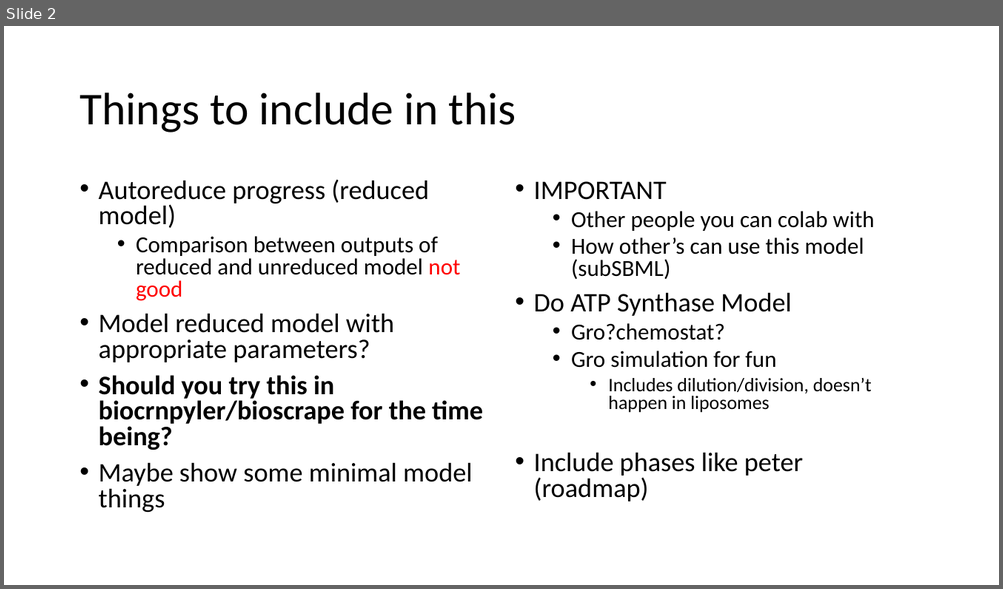
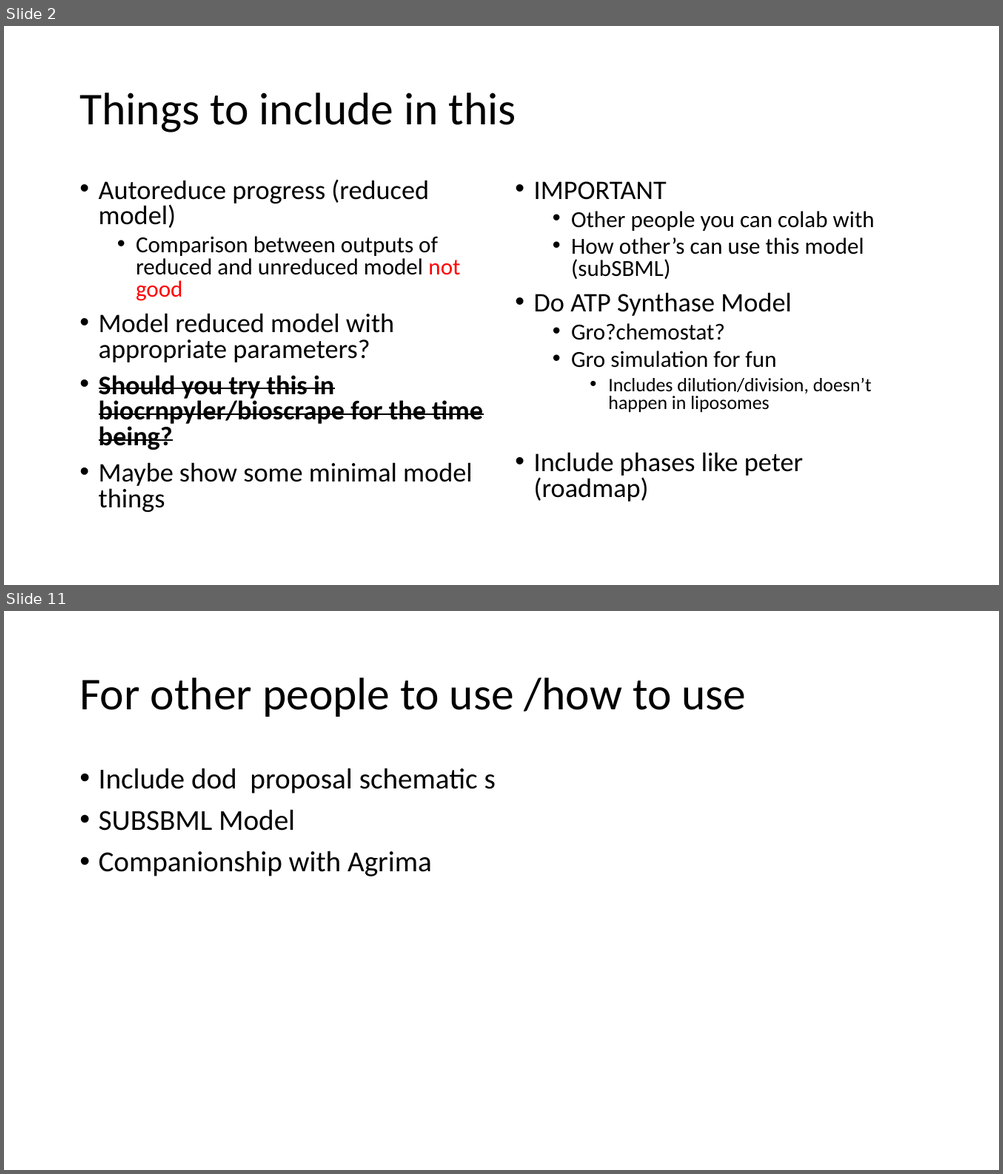
Before and after one commit to AnkitaRoychoudhury/ug_murray, a slide deck: miscellaneous/presentations/20200715_syncell_mtg.pptx. Shown one above the other, each under a label of ours: slide 2 before the commit, slides 2 and 11 after it; the slides between them are not shown. The pictures are 1003x589 and 1003x1174 pixels, drawn with LibreOffice and Linux fonts; fonts in the diff are those of the drawing. Boxes give left, top, right and bottom in pixels: in the first picture for what was removed or moved away, otherwise in the second. Text is boxed around its words. In the diff, an @@ line names an element or a change of style, - is before the commit and + after.

```diff
--- a/miscellaneous/presentations/20200715_syncell_mtg.pptx
+++ b/miscellaneous/presentations/20200715_syncell_mtg.pptx
@@ slide 11 added at <box>4,611,999,1170</box>, background #FFFFFF @@
@@ title added at <box>79,678,746,717</box>, 44 pt, text #000000 @@
+For other people to use /how to use
@@ text added at <box>99,768,495,877</box>, 28 pt, text #000000 @@
+• Include dod proposal schematic s
+• SUBSBML Model
+• Companionship with Agrima
@@ slide 2 changed as well @@
@@ text at <box>99,375,483,450</box>: strikethrough on in "Should you try this in biocrnpyler/bioscrape for ..." @@
```
Also in this commit, not shown: 1 other slide changed, 11 other slides added, 2 slides removed, 13 other files.
